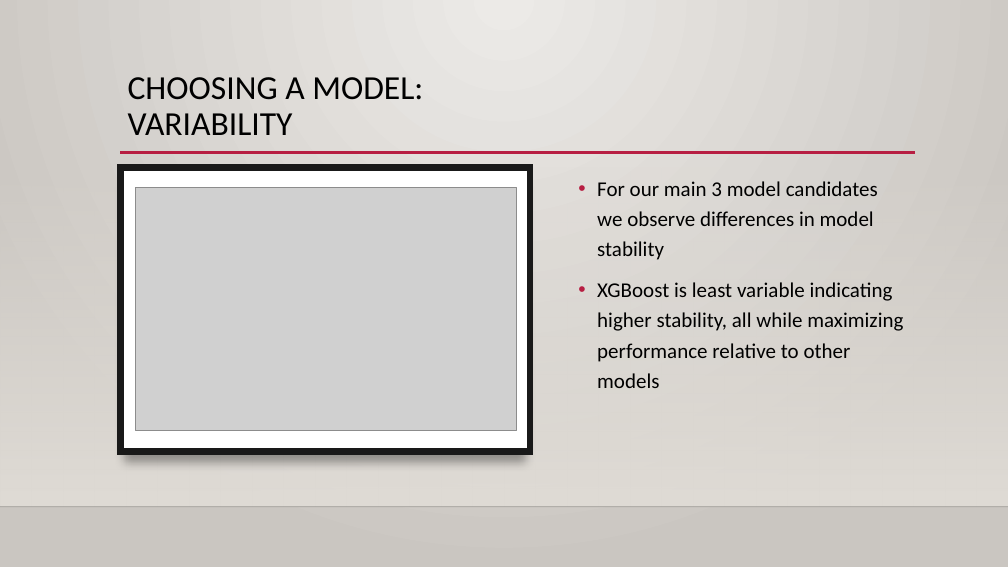
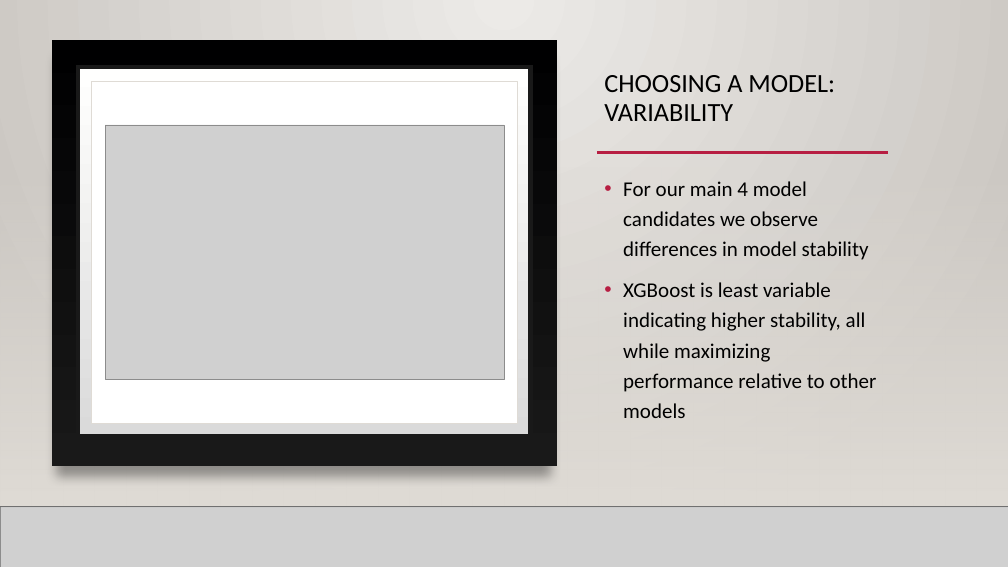
Before and after one commit to bgilliland/credible_takehome, a slide deck: slide 26 of docs/gilliland_credible_takehome.pptx (slide 23 before the commit). Drawn at 1008x567 pixels with LibreOffice and Linux fonts; fonts in the diff are those of the drawing; grey boxes stand for pictures; background and template pictures are left out. Boxes give left, top, right and bottom in pixels: in the first picture for what was removed or moved away, otherwise in the second. Text is boxed around its words. In the diff, an @@ line names an element or a change of style, - is before the commit and + after.

```diff
--- a/docs/gilliland_credible_takehome.pptx
+++ b/docs/gilliland_credible_takehome.pptx
@@ rectangle added at bbox=[0, 0, 1008, 567], fill gradient #ECEAE7 to #CAC7C1 @@
@@ rectangle: place and size @@
-rectangle at bbox=[121, 166, 531, 452]
+rectangle at bbox=[52, 40, 557, 466]
@@ rectangle at bbox=[52, 40, 557, 466]: shadow changed @@
@@ rectangle added at bbox=[78, 67, 530, 436], fill gradient #DADADA to #FFFFFE, outline #191919 4 pt @@
@@ rectangle: place and size @@
-rectangle at bbox=[121, 168, 531, 452]
+rectangle at bbox=[91, 82, 517, 423]
@@ rectangle at bbox=[91, 82, 517, 423]: outline #191919 6 pt to #DFDBD5 0.5 pt @@
@@ title "CHOOSING A MODEL: VARIABILITY": place and size @@
-title "CHOOSING A MODEL: VARIABILITY" at bbox=[128, 77, 423, 135]
+title "CHOOSING A MODEL: VARIABILITY" at bbox=[604, 75, 835, 121]
@@ title "CHOOSING A MODEL: VARIABILITY" at bbox=[604, 75, 835, 121]: size 32 to 25 pt @@
@@ picture: place and size @@
-picture at bbox=[135, 188, 517, 431]
+picture at bbox=[105, 125, 504, 379]
@@ rectangle added at bbox=[0, 167, 1008, 507], fill gradient #DFDBD5 @@
@@ text "For our main 4 model ...": place and size @@
-text "For our main 4 model ..." at bbox=[597, 181, 903, 388]
+text "For our main 4 model ..." at bbox=[623, 181, 877, 418]
@@ line added from (597, 153) to (888, 153), #B71E42 2.5 pt @@
@@ text at bbox=[623, 181, 869, 260]: text changed @@
-• For our main 3 model candidates we observe differences in model stability
+• For our main 4 model candidates we observe differences in model stability
@@ picture added at bbox=[0, 507, 1008, 567] @@
@@ line added from (0, 507) to (1008, 507), #000001 1 pt @@
```
Also in this commit, not shown: 21 other slides changed, 2 slides added, 2 slides removed, 4 other files.
